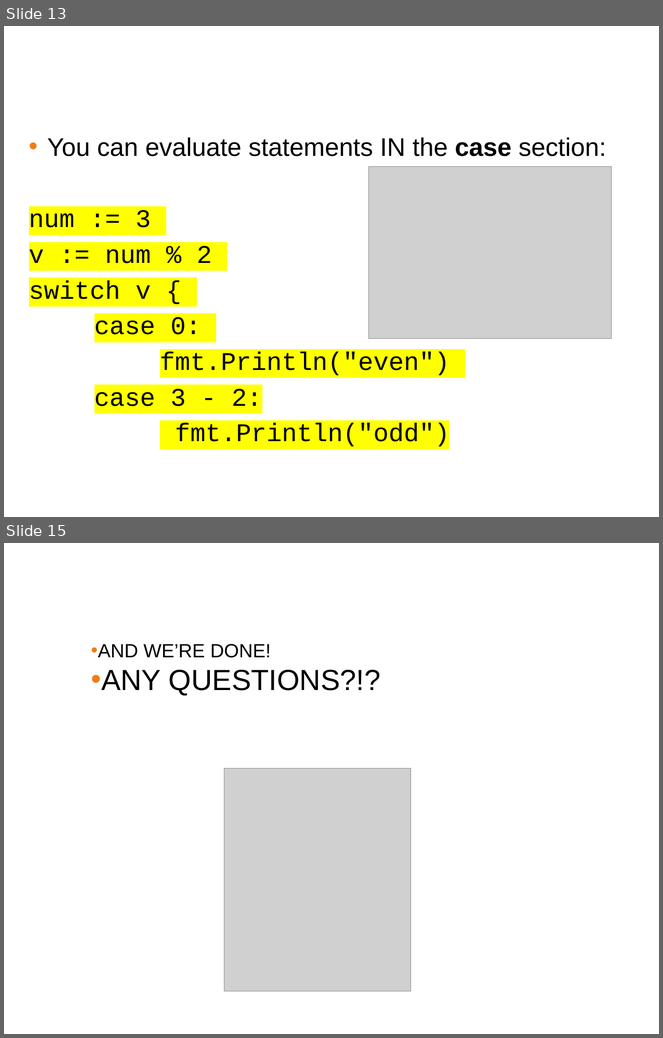
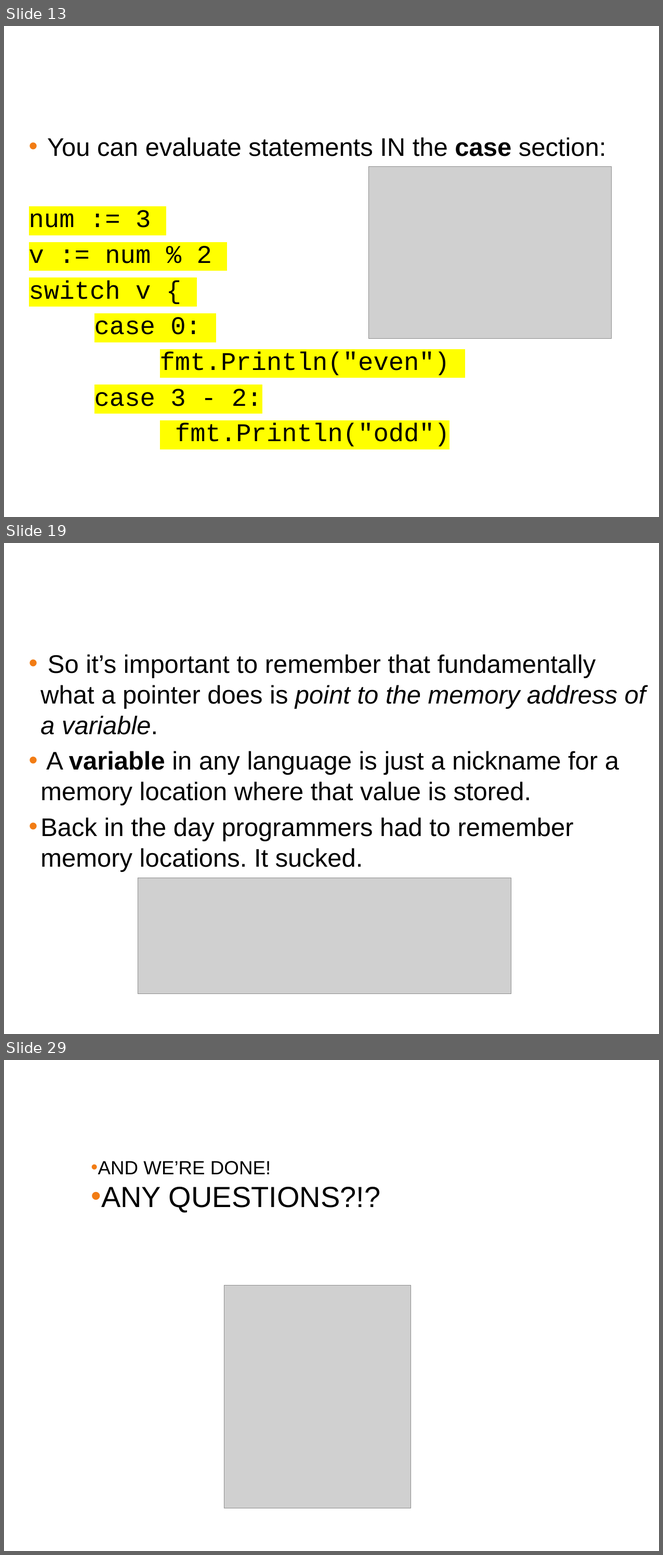
Before and after one commit to ferninphilly/golang_vmware, a slide deck: Module_Three/presentations/module_3_presentation.pptx. Shown one above the other, each under a label of ours: slides 13 and 15 before the commit, slides 13, 19 and 29 after it; the slides between them are not shown. The pictures are 663x1038 and 663x1555 pixels, drawn with LibreOffice and Linux fonts; fonts in the diff are those of the drawing; grey boxes stand for pictures; background and template pictures are left out. Boxes give left, top, right and bottom in pixels: in the first picture for what was removed or moved away, otherwise in the second. Text is boxed around its words. In the diff, an @@ line names an element or a change of style, - is before the commit and + after.

```diff
--- a/Module_Three/presentations/module_3_presentation.pptx
+++ b/Module_Three/presentations/module_3_presentation.pptx
@@ slide 19 added at [4, 543, 659, 1034], background #FFFFFF @@
@@ title added at [9, 554, 653, 602], 38 pt, text #FFFFFF @@
+Pointers in GO- practically
@@ text added at [40, 654, 646, 872], 28 pt, text #000000 @@
+• So it’s important to remember that fundamentally what a pointer does is point to the memory address of a variable.
+• A variable in any language is just a nickname for a memory location where that value is stored.
+• Back in the day programmers had to remember memory locations. It sucked.
@@ picture added at [138, 878, 511, 994] @@
@@ what was slide 15 is now slide 29 @@
```
Also in this commit, not shown: 1 slide changed, 14 other slides added, 1 slide removed, 1 other file.
